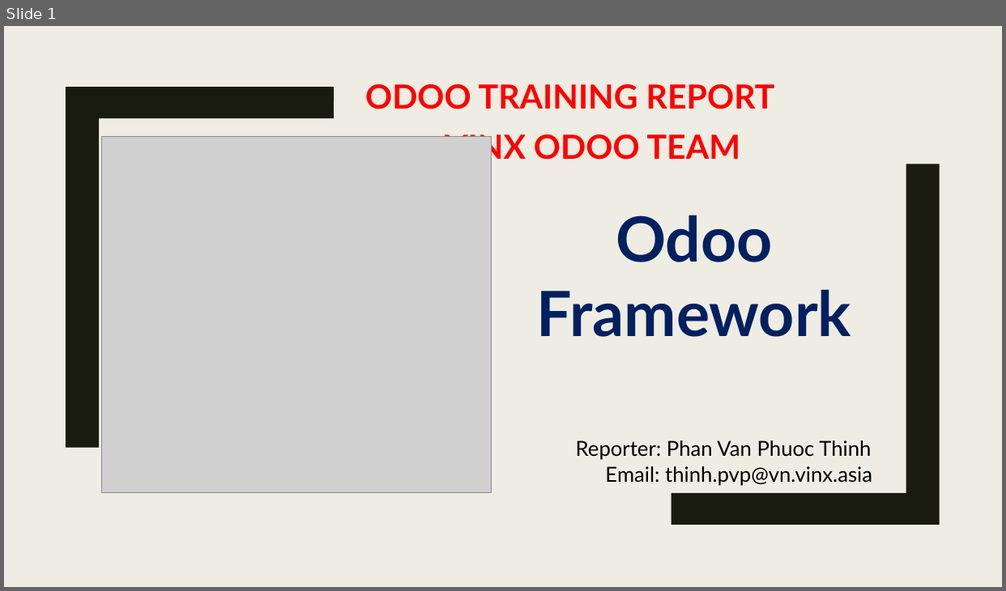
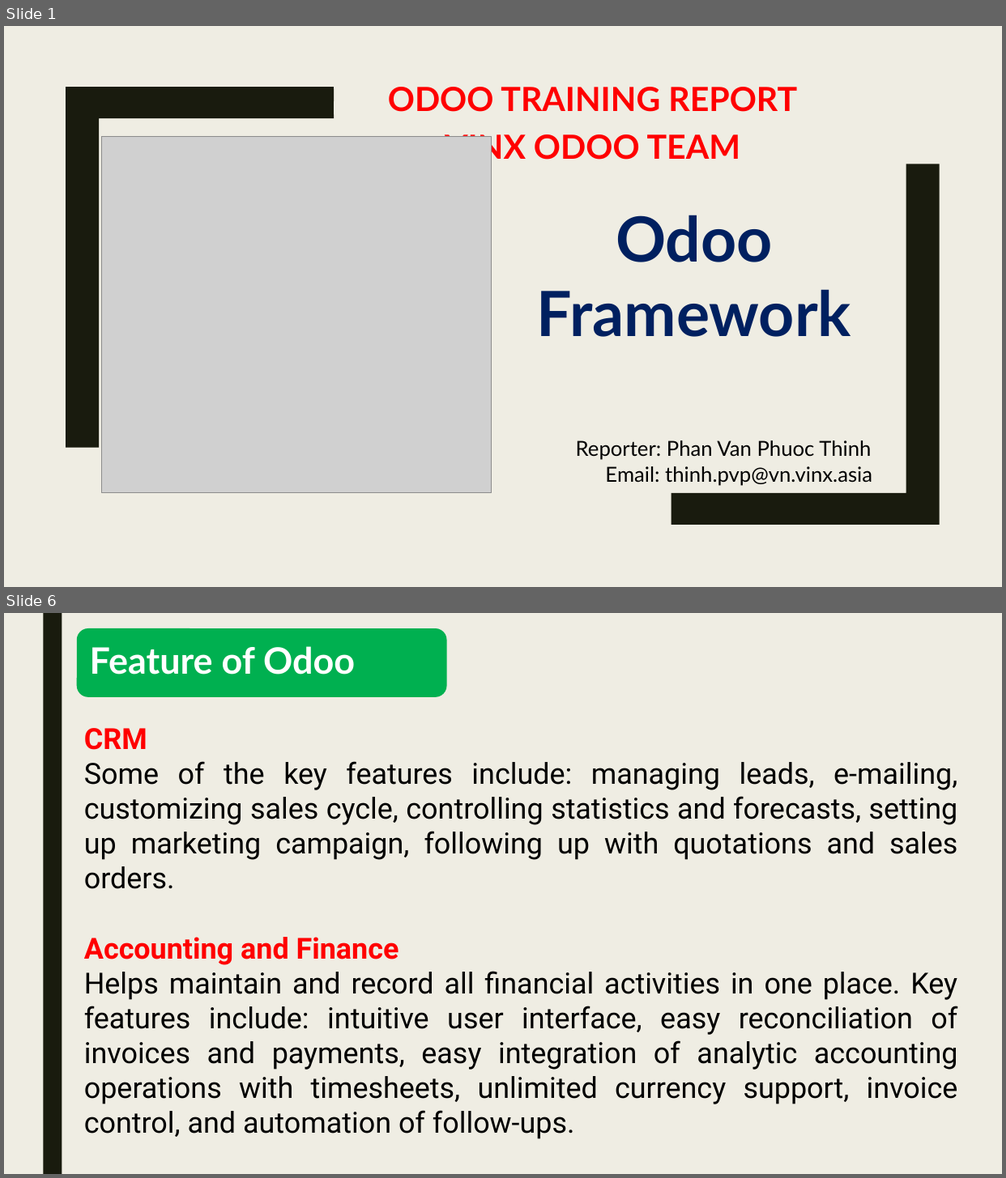
Before and after one commit to PhuocThinh/OdooDocument, a slide deck: Odoo Framwork Report.pptx. Shown one above the other, each under a label of ours: slide 1 before the commit, slides 1 and 6 after it; the slides between them are not shown. The pictures are 1006x591 and 1006x1178 pixels, drawn with LibreOffice and Linux fonts; fonts in the diff are those of the drawing; grey boxes stand for pictures. Boxes give left, top, right and bottom in pixels: in the first picture for what was removed or moved away, otherwise in the second. Text is boxed around its words. In the diff, an @@ line names an element or a change of style, - is before the commit and + after.

```diff
--- a/Odoo Framwork Report.pptx
+++ b/Odoo Framwork Report.pptx
@@ slide 6 added at box(4, 613, 1002, 1174), background #EFEDE3 @@
@@ rectangle added at box(43, 613, 62, 1174), fill #191B0E @@
@@ rounded rectangle added at box(77, 628, 446, 697), fill #00B050 @@
@@ text added at box(90, 646, 355, 675), 35 pt, text #FFFFFF, bold @@
+Feature of Odoo
@@ text added at box(84, 728, 958, 1105), 28 pt, text #000000 @@
+CRM
+Some of the key features include: managing leads, e-mailing, customizing sales cycle, controlling statistics and forecasts, setting up marketing campaign, following up with quotations and sales orders.
+Accounting and Finance
+Helps maintain and record all financial activities in one place. Key features include: intuitive user interface, easy reconciliation of invoices and payments, easy integration of analytic accounting operations with timesheets, unlimited currency support, invoice control, and automation of follow-ups.
@@ slide 1 changed as well @@
@@ text "ODOO TRAINING REPORT": place and size @@
-text "ODOO TRAINING REPORT" at box(365, 84, 775, 109)
+text "ODOO TRAINING REPORT" at box(388, 87, 797, 112)
```
Also in this commit, not shown: 1 other slide changed, 26 other slides added, 7 slides removed, 31 other files.
